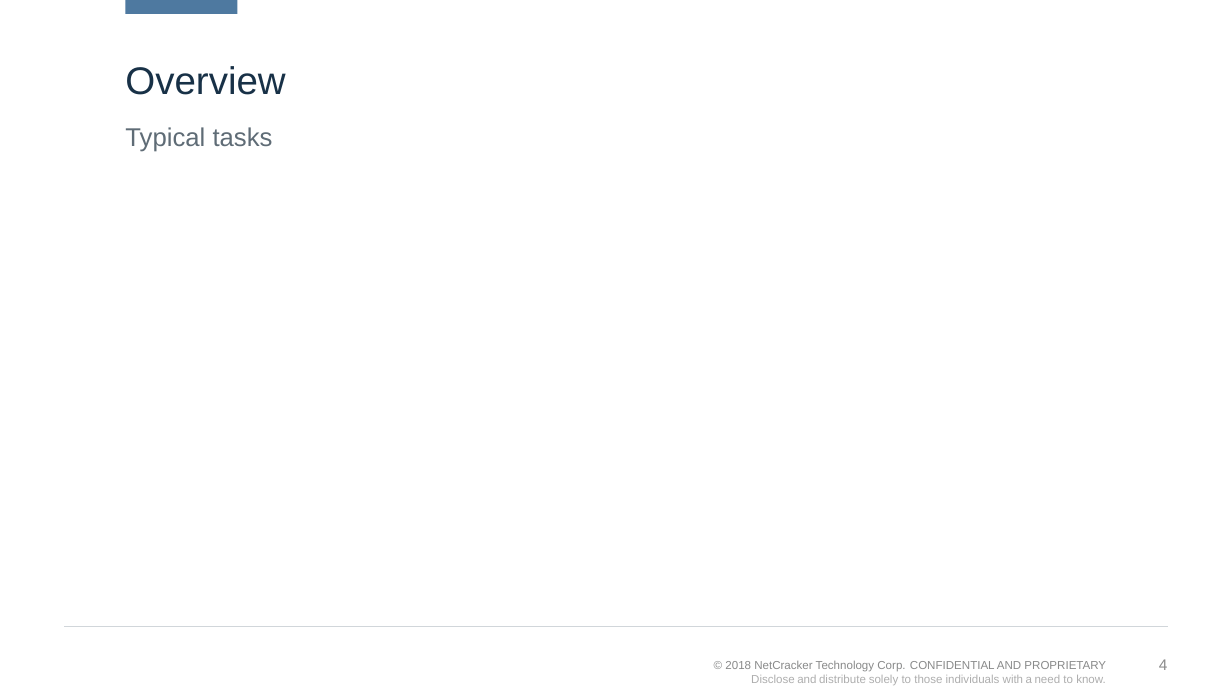
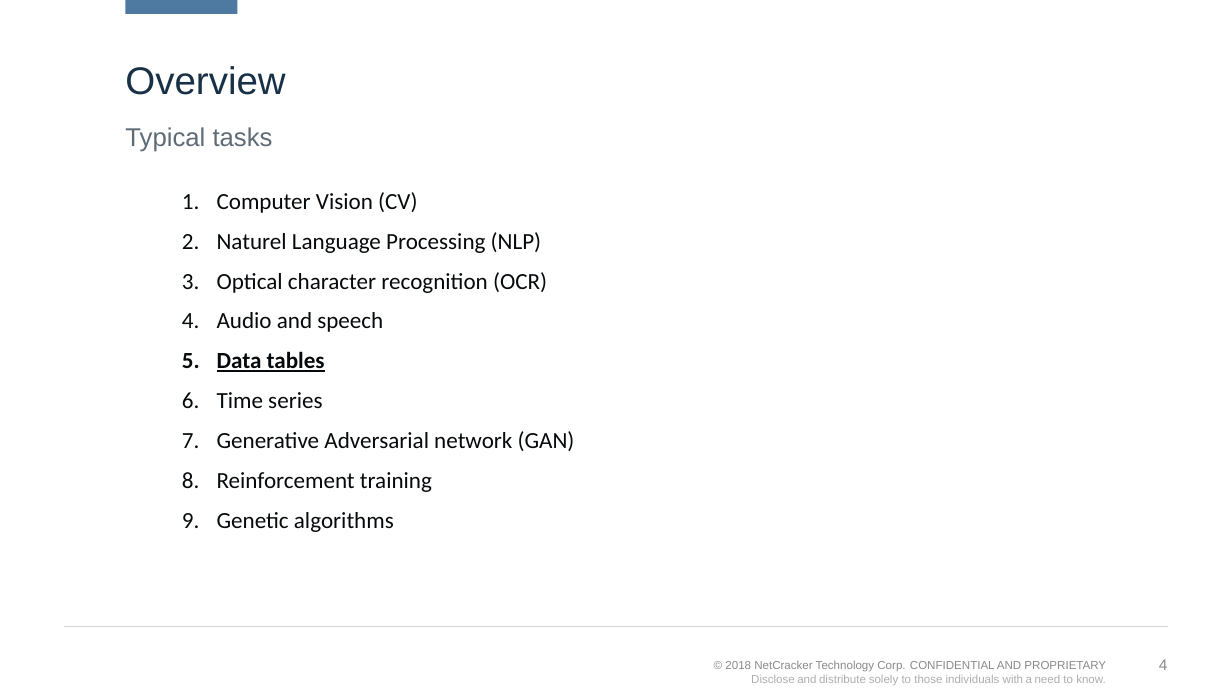
Before and after one commit to kvoloshenko/CLA, a slide deck: slide 4 of CLA_AI_01.pptx. Drawn at 1232x693 pixels with LibreOffice and Linux fonts; fonts in the diff are those of the drawing; background and template pictures are left out. Boxes give left, top, right and bottom in pixels: in the first picture for what was removed or moved away, otherwise in the second. Text is boxed around its words. In the diff, an @@ line names an element or a change of style, - is before the commit and + after.

```diff
--- a/CLA_AI_01.pptx
+++ b/CLA_AI_01.pptx
@@ text added at [217, 192, 575, 532], 18 pt, text #070A0D @@
+1. Computer Vision (CV)
+2. Naturel Language Processing (NLP)
+3. Optical character recognition (OCR)
+4. Audio and speech
+5. Data tables
+6. Time series
+7. Generative Adversarial network (GAN)
+8. Reinforcement training
+9. Genetic algorithms
```
Also in this commit, not shown: 6 slides added, 2 slides removed.
